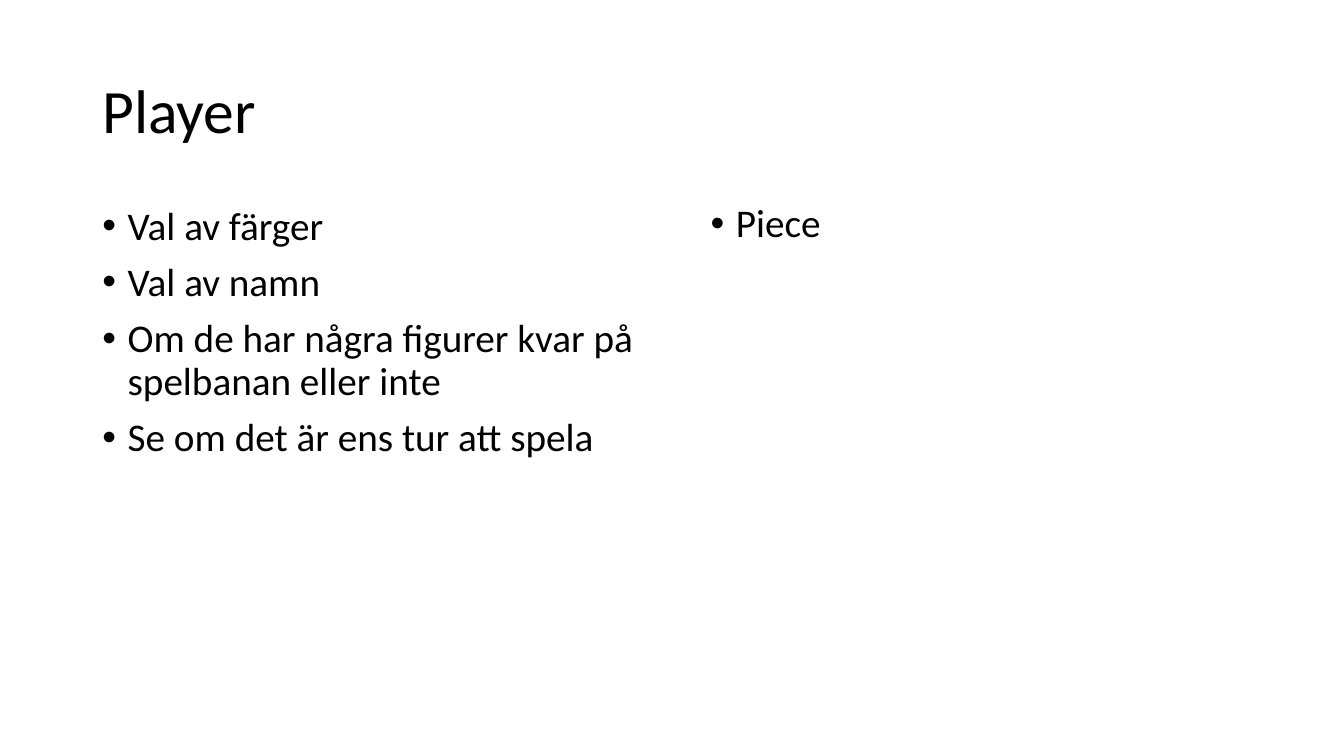
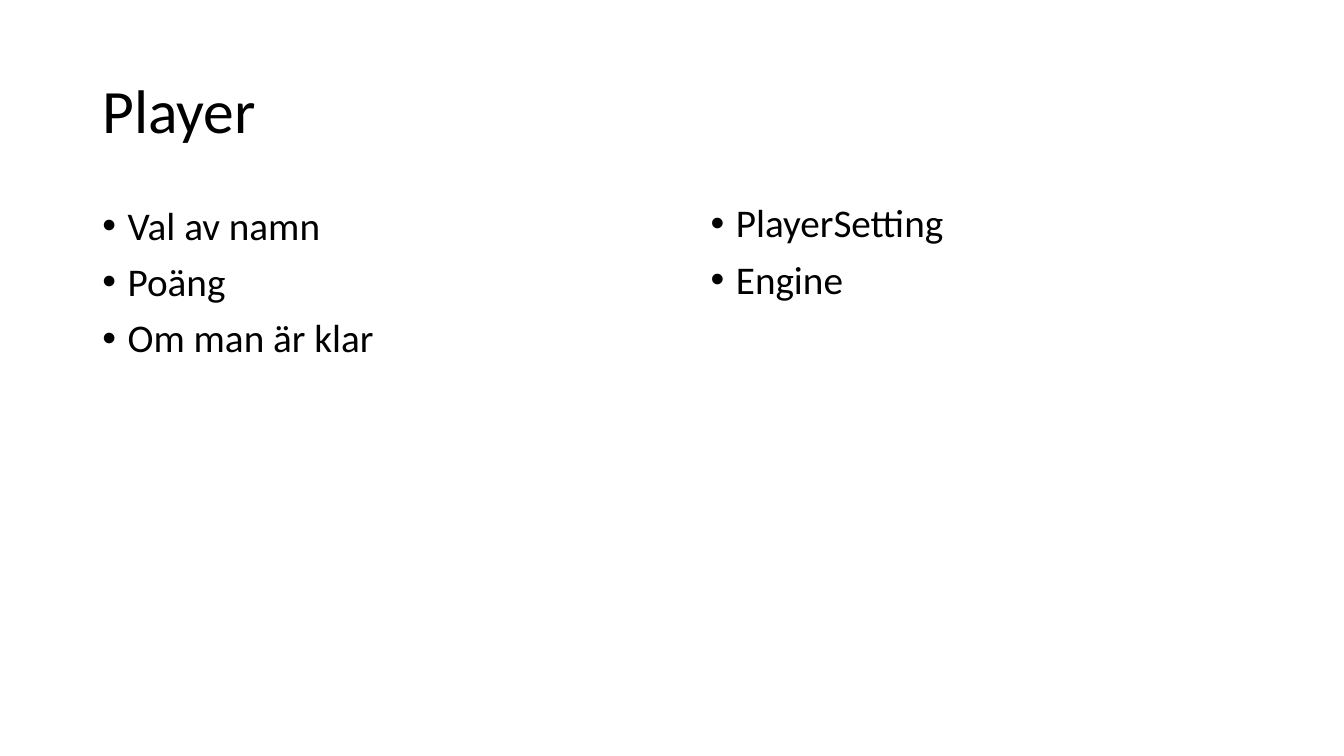
Before and after one commit to PGVSNH20/ludo-game-ludo5, a slide deck: slide 5 of Documentation/crc Ludo5.pptx (slide 3 before the commit). Drawn at 1344x756 pixels with LibreOffice and Linux fonts; fonts in the diff are those of the drawing. Boxes give left, top, right and bottom in pixels: in the first picture for what was removed or moved away, otherwise in the second. Text is boxed around its words. In the diff, an @@ line names an element or a change of style, - is before the commit and + after.

```diff
--- a/Documentation/crc Ludo5.pptx
+++ b/Documentation/crc Ludo5.pptx
@@ text at (x1=736, y1=209, x2=943, y2=301): text changed @@
-• Piece
+• PlayerSetting
+• Engine
@@ text at (x1=128, y1=212, x2=323, y2=247): paragraph removed @@
-• Val av färger
@@ text at (x1=128, y1=270, x2=373, y2=353): text changed @@
-• Om de har några figurer kvar på spelbanan eller inte
-• Se om det är ens tur att spela
+• Poäng
+• Om man är klar
```
Also in this commit, not shown: 5 other slides changed, 2 slides added, 1 slide removed, 2 other files.
